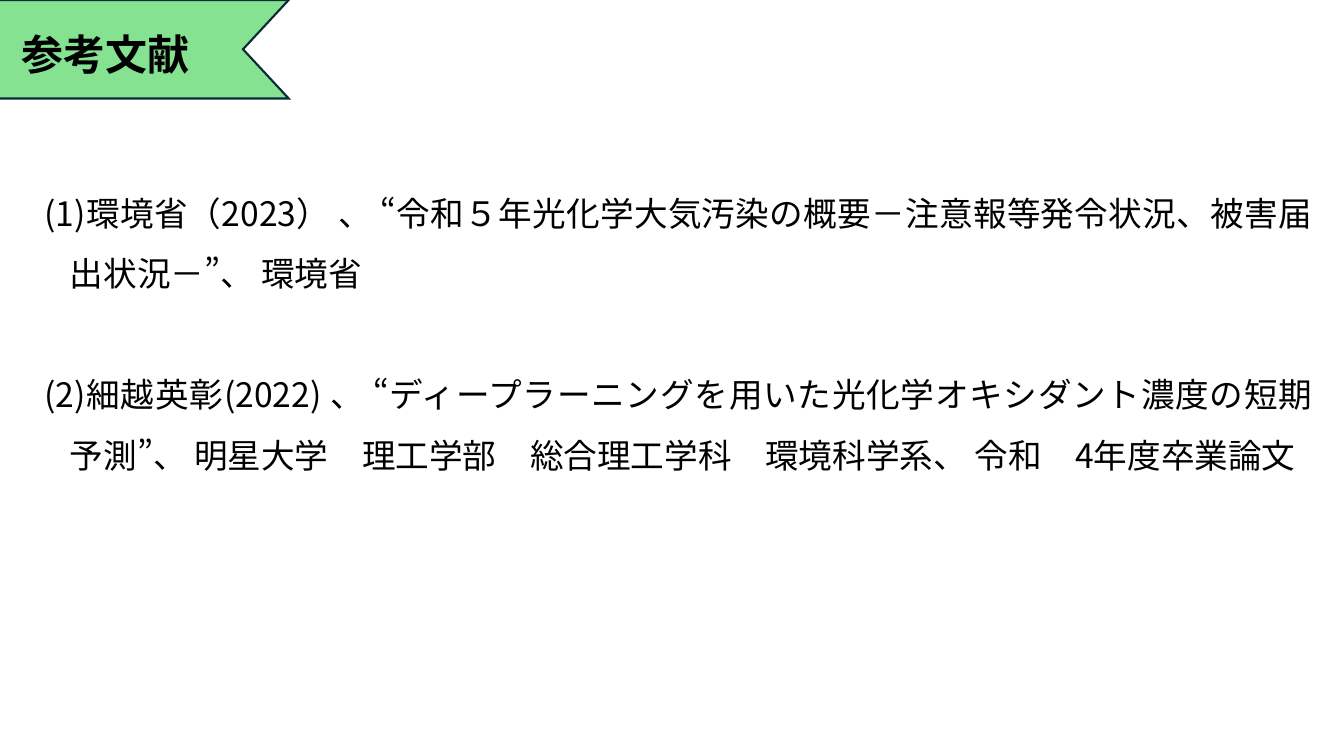
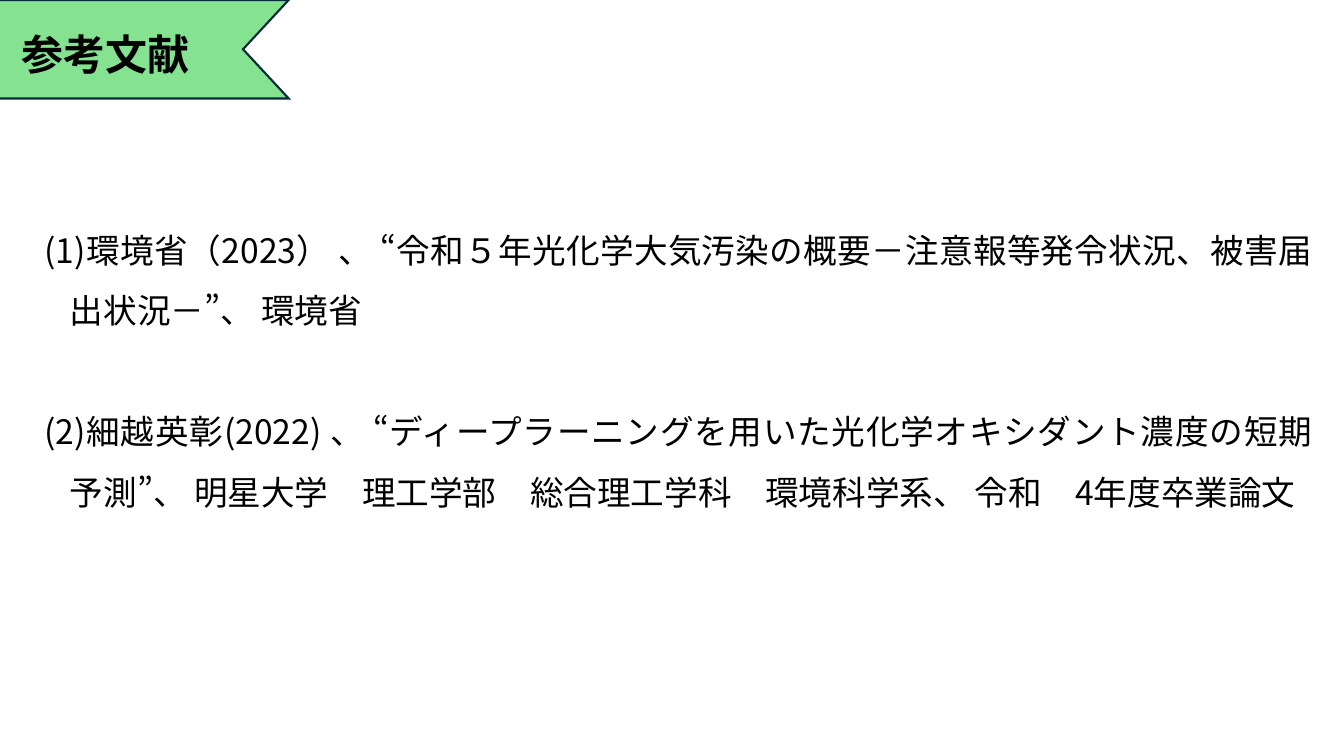
Before and after one commit to Tatsuki0623/lab, a slide deck: slide 14 of out_data/最終発表.pptx. Drawn at 1344x756 pixels with LibreOffice and Linux fonts; fonts in the diff are those of the drawing. Boxes give left, top, right and bottom in pixels: in the first picture for what was removed or moved away, otherwise in the second. Text is boxed around its words. In the diff, an @@ line names an element or a change of style, - is before the commit and + after.

```diff
--- a/out_data/最終発表.pptx
+++ b/out_data/最終発表.pptx
@@ text "(1)環境省（2023） 、 “令和５年光化学大気汚染の概要－注意報等発令状況、被害届出状況－”、 環境省": place and size @@
-text "(1)環境省（2023） 、 “令和５年光化学大気汚染の概要－注意報等発令状況、被害届出状況－”、 環境省" at [44, 196, 1312, 471]
+text "(1)環境省（2023） 、 “令和５年光化学大気汚染の概要－注意報等発令状況、被害届出状況－”、 環境省" at [44, 233, 1312, 508]
```
Also in this commit, not shown: 2 other slides changed.
